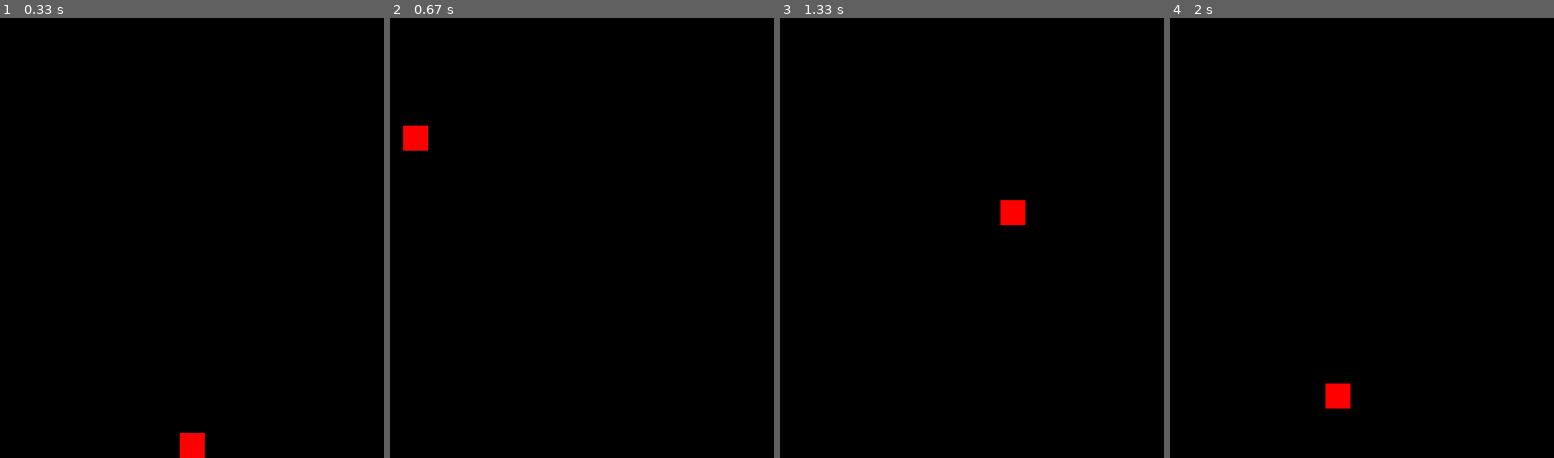
Above: before the commit, frames 1-4 (left to right).
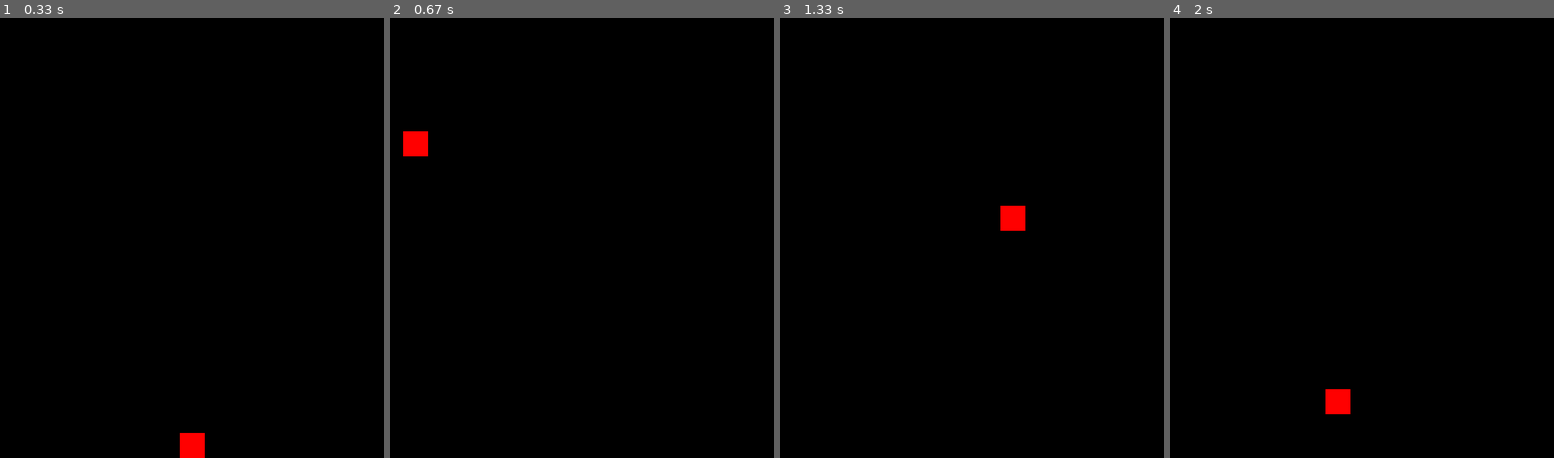
Above: after the commit, the same moments.

Repository: FantasticTuesday/magpi-pygame-fixes
Game: pygame game, started from mouse.py
The game is run twice, just before and just after one commit, with the same random seed, the same clock (stepped at 60 frames per second) and the same inputs.
Inputs (mouse positions are in pixels of both pictures, inside the frame that each line leads up to):
- Up to frame 1 (0.33 s): no input
- Up to frame 2 (0.67 s): press the mouse at (582, 444) at 0.37 s; move the mouse to (497, 290) at 0.47 s; release the mouse at (416, 132) at 0.6 s
- Up to frame 3 (1.33 s): press the mouse at (806, 172) at 0.7 s; move the mouse to (906, 251) at 0.8 s; release the mouse at (1006, 334) at 0.93 s; press the mouse at (1006, 374) at 1.03 s; move the mouse to (1010, 290) at 1.13 s; release the mouse at (1014, 207) at 1.27 s
- Up to frame 4 (2 s): press the mouse at (1404, 246) at 1.37 s; move the mouse to (1377, 136) at 1.47 s; release the mouse at (1354, 26) at 1.6 s; press the mouse at (1354, 66) at 1.7 s; move the mouse to (1346, 229) at 1.8 s; release the mouse at (1338, 392) at 1.93 s

Frame 1 is identical in both runs. In frame 2, 0.2% of the frame differs, in the area x 3-10%, y 24-32%; in frame 3, 0.2%; in frame 4, 0.2%.

Commit message:
Added bouncing off window edges
boing

Diff:
--- a/mouse.py
+++ b/mouse.py
@@ -20,6 +20,7 @@
 
 #debug
 debug = True
+debug2 = False
 
 # Square Variables
 squareSize = 40
@@ -31,6 +32,7 @@
 draggingSquare = False
 fallingSquare = False
 gravity = 3.0
+elasticity = 0.5 # 0 < x < 1, fraction of speed lost in collision
 
 def checkBounds():
 
@@ -61,27 +63,36 @@
 
         if draggingSquare:
                 mouseLastPosition = mousePosition #sets up comparison between mouse position in the current and last frame, giving us the speed when released
-                if debug:
+                if debug and debug2:
                         print("Dragging Square")
                 return
 
         if fallingSquare:
+                squareVY += gravity
                 squareX += squareVX
                 squareY += squareVY
-                if debug:
+                if debug and debug2:
                         print("Square is falling")
 
         if squareX < 0.0: #handle collision with left border
                 squareX = 0.0
-                squareVX = 0.0
+                squareVX = -squareVX * elasticity
                 if debug:
                         print("Square has hit left border")
 
         if squareX > windowWidth - squareSize: #handle collision with right border
                 squareX = windowWidth - squareSize
-                squareVX = 0.0
+                squareVX = -squareVX * elasticity
                 if debug:
                         print("Square has hit right border")
+
+        if squareY > windowHeight - squareSize: #handle collision with bottom
+                squareY = windowHeight - squareSize
+                squareVY = -squareVY * elasticity
+                if debug:
+                        print("Square has hit the bottom")
+
+
 
 
 
@@ -91,11 +102,9 @@
 
         # Is our square in the air and have we let go of it?
         if squareY < windowHeight - squareSize and draggingSquare == False:
-                squareVY += gravity
                 fallingSquare = True #square is currently falling!
-        else :
+        elif squareVY < 1 and squareVY > -1: #using a modulus function is cleaner but this avoids the import
                 squareY = windowHeight - squareSize
-                gravity = 3.0
                 fallingSquare = False #square has hit bottom or is being dragged, hence no longer falling
 
 def drawSquare():
